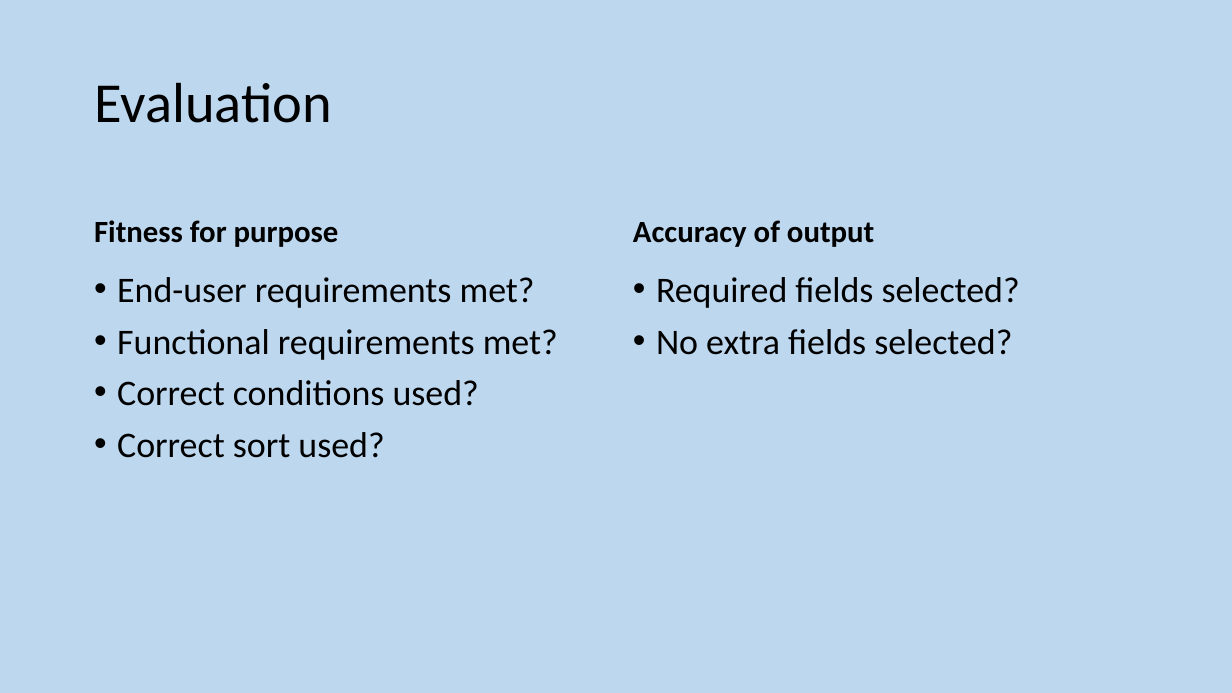
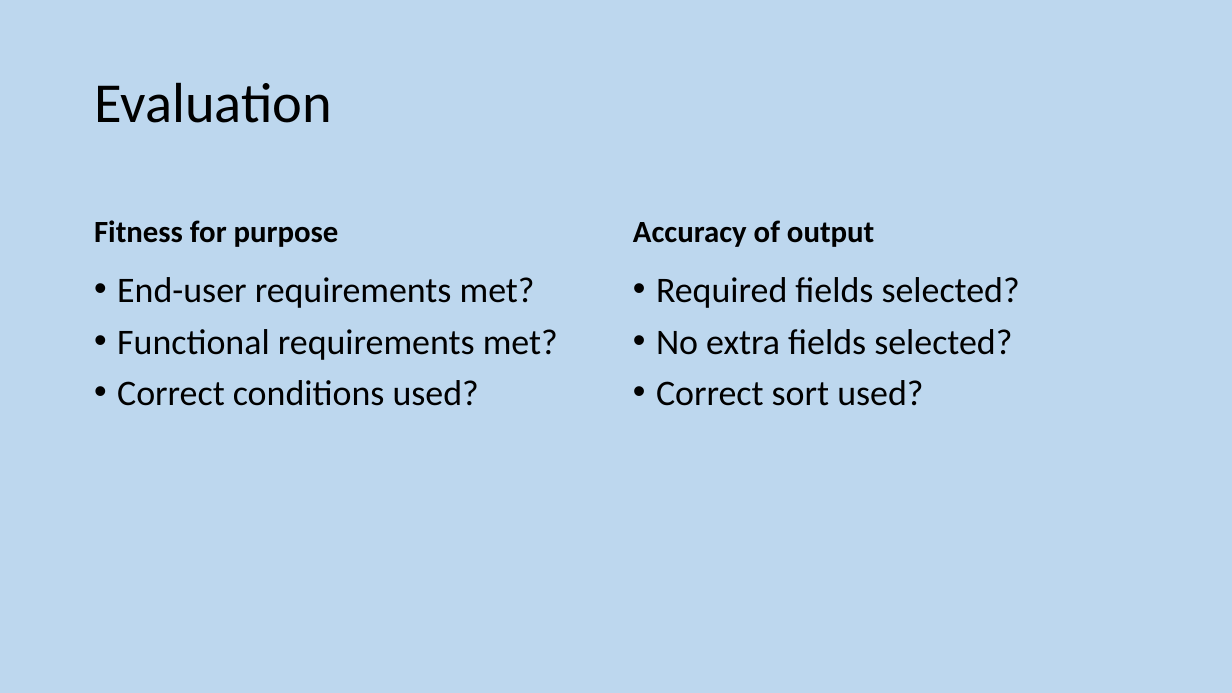
Before and after one commit to MrFriendCS/MrFriendCS.github.io, a slide deck: slide 180 of n5/ddd/N5 CS DDD Slides.pptx. Drawn at 1232x693 pixels with LibreOffice and Linux fonts; fonts in the diff are those of the drawing. Boxes give left, top, right and bottom in pixels: in the first picture for what was removed or moved away, otherwise in the second. Text is boxed around its words. In the diff, an @@ line names an element or a change of style, - is before the commit and + after.

```diff
--- a/n5/ddd/N5 CS DDD Slides.pptx
+++ b/n5/ddd/N5 CS DDD Slides.pptx
@@ text at box(656, 380, 923, 406): paragraph added @@
+• Correct sort used?
@@ text at box(117, 432, 384, 458): paragraph removed @@
-• Correct sort used?
```
Also in this commit, not shown: 2 slides added, 12 other files.
